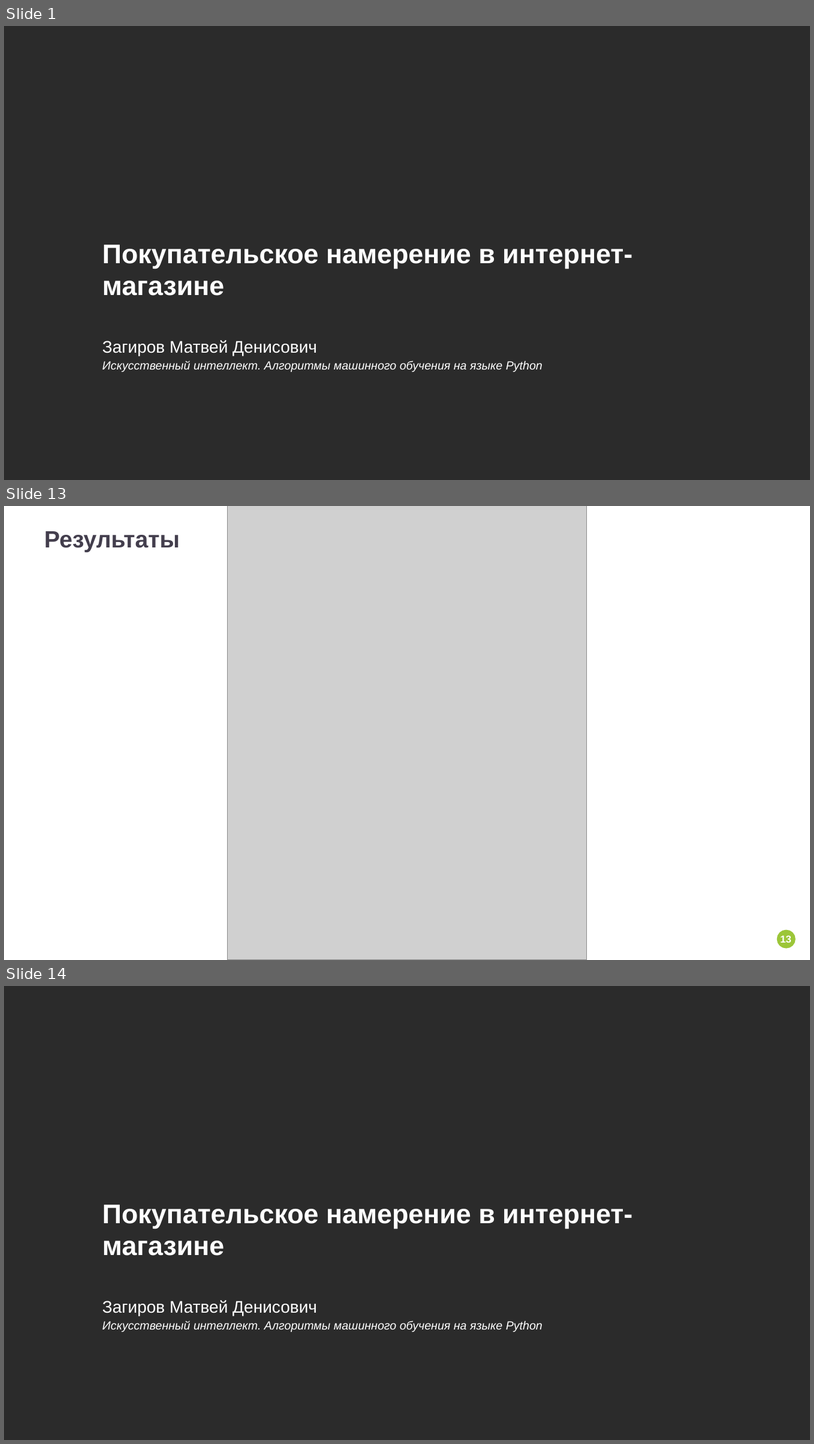
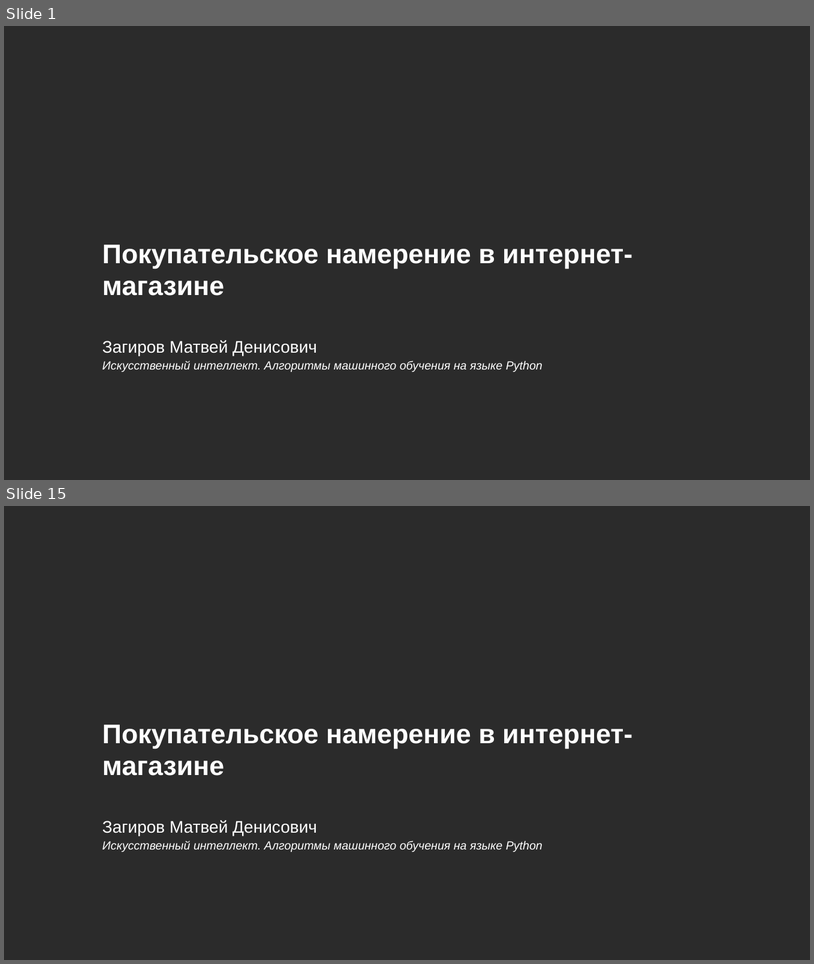
Before and after one commit to Matveycoolking/online_shoppe_predict, a slide deck: doc/ЗагировМатвейДенисович_ИИ. Алгоритмы машинного обучения на языке Python.pptx. Shown one above the other, each under a label of ours: slides 1, 13 and 14 before the commit, slides 1 and 15 after it; the slides between them are not shown. The pictures are 814x1444 and 814x964 pixels, drawn with LibreOffice and Linux fonts; fonts in the diff are those of the drawing; grey boxes stand for pictures; background and template pictures are left out; a plain dark background stands for a picture behind light text. Boxes give left, top, right and bottom in pixels: in the first picture for what was removed or moved away, otherwise in the second. Text is boxed around its words. In the diff, an @@ line names an element or a change of style, - is before the commit and + after.

```diff
--- a/doc/ЗагировМатвейДенисович_ИИ. Алгоритмы машинного обучения на языке Python.pptx
+++ b/doc/ЗагировМатвейДенисович_ИИ. Алгоритмы машинного обучения на языке Python.pptx
@@ slide 13 removed at (x1=4, y1=506, x2=810, y2=960), background picture (left out) @@
@@ picture removed at (x1=228, y1=506, x2=587, y2=960) @@
@@ title removed at (x1=44, y1=531, x2=180, y2=552) @@
-Результаты
@@ freeform shape removed at (x1=779, y1=931, x2=795, y2=948) @@
@@ freeform shape removed at (x1=779, y1=931, x2=795, y2=948) @@
@@ page number removed at (x1=780, y1=935, x2=792, y2=942) @@
-13
@@ what was slide 14 is now slide 15 @@
```
Also in this commit, not shown: 11 slides changed, 2 slides added, 6 other files.
